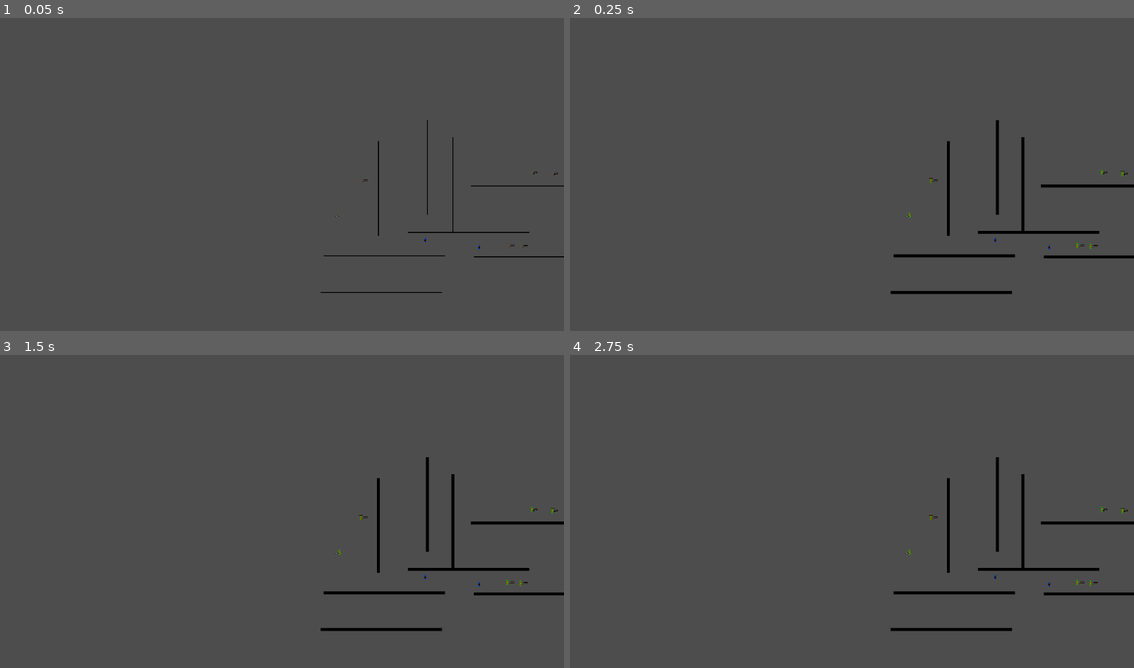
Above: before the commit, frames 1-4 (two rows, left to right).
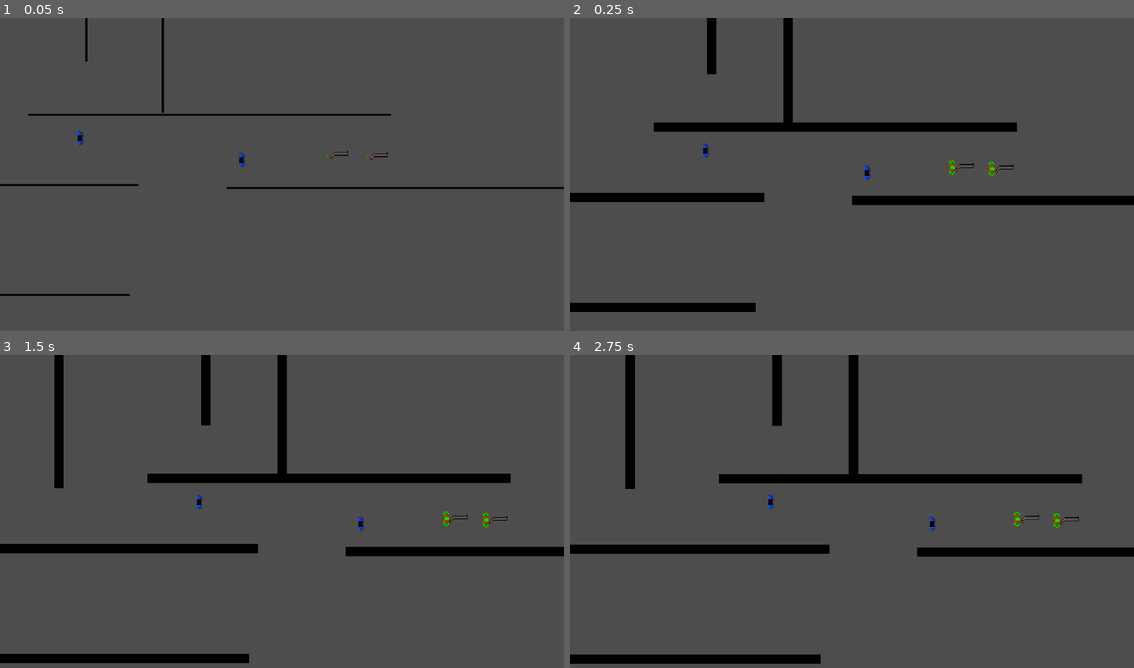
Above: after the commit, the same moments.

Repository: ArthurPesi/fundjogos
Game: Godot game, scene res://levels/lvl_m_0.tscn
The game is run twice, just before and just after one commit, with the same random seed, the same clock (stepped at 60 frames per second) and the same inputs. This scene is started directly instead of the project's main scene.
Inputs (mouse positions are in pixels of both pictures, inside the frame that each line leads up to):
- Up to frame 1 (0.05 s): no input
- Up to frame 2 (0.25 s): no input
- Up to frame 3 (1.5 s): move the mouse to (406, 498) at 0.52 s; tap Space (join_keyboard) at 0.6, 1.35 s; move the mouse to (169, 530) at 1.27 s
- Up to frame 4 (2.75 s): move the mouse to (908, 442) at 2.02 s; tap Space (join_keyboard) at 2.1 s

The runs differ from the first frame. In frame 1, 2.0% of the frame differs, in the area x 0-100%, y 0-89%; in frame 2, 8.2%; in frame 3, 9.2%, in the area x 0-100%, y 0-99%; in frame 4, 9.1%.
Error in both runs: Trying to assign value of type 'Window' to a variable of type 'Node2D'. (res://player/player.gd:15)

Commit message:
added split screen scene

Diff:
--- /dev/null
+++ b/levels/camera_main_multi.gd
@@ -0,0 +1,6 @@
+extends Camera2D
+@onready var player_1: CharacterBody2D = $"../Player1"
+@onready var player_2: CharacterBody2D = $"../Player2"
+
+func _process(delta):
+	position = lerp(player_1.position, player_2.position, 0.5)
--- a/levels/lvl_m_0.tscn
+++ b/levels/lvl_m_0.tscn
@@ -1,6 +1,6 @@
 [gd_scene load_steps=11 format=3 uid="uid://cw140j8cfp6sw"]
 
-[ext_resource type="Script" uid="uid://cjo0x1xf2v07o" path="res://levels/camera_single.gd" id="1_3i50p"]
+[ext_resource type="Script" uid="uid://bm5pqqnjmjb68" path="res://levels/camera_main_multi.gd" id="1_6g17r"]
 [ext_resource type="PackedScene" uid="uid://b733t0yxb3u2m" path="res://levels/pause_menu.tscn" id="2_xnavf"]
 [ext_resource type="Script" uid="uid://hmm3rsnadn5y" path="res://enemies/enemy_holder.gd" id="3_y204c"]
 [ext_resource type="PackedScene" uid="uid://pap0k0mi1h0h" path="res://scenario/wall.tscn" id="4_scnne"]
@@ -19,11 +19,10 @@
 
 [node name="Camera2D" type="Camera2D" parent="."]
 position = Vector2(1015, 483)
-enabled = false
 zoom = Vector2(3, 3)
 position_smoothing_enabled = true
 position_smoothing_speed = 3.0
-script = ExtResource("1_3i50p")
+script = ExtResource("1_6g17r")
 
 [node name="pause_menu" parent="Camera2D" instance=ExtResource("2_xnavf")]
 visible = false
--- /dev/null
+++ b/levels/multiplayer_cameras_container.tscn
@@ -0,0 +1,34 @@
+[gd_scene load_steps=2 format=3 uid="uid://nj8vtutkxuk8"]
+
+[ext_resource type="Script" uid="uid://bnwpa38icde6k" path="res://levels/sub_viewport.gd" id="1_k2ulj"]
+
+[node name="MultiplayerCamerasContainer" type="HBoxContainer"]
+visible = false
+offset_right = 40.0
+offset_bottom = 40.0
+
+[node name="SubViewportContainer1" type="SubViewportContainer" parent="."]
+layout_mode = 2
+
+[node name="SubViewport1" type="SubViewport" parent="SubViewportContainer1"]
+disable_3d = true
+handle_input_locally = false
+size = Vector2i(576, 648)
+render_target_update_mode = 0
+script = ExtResource("1_k2ulj")
+
+[node name="Camera1" type="Camera2D" parent="SubViewportContainer1/SubViewport1"]
+enabled = false
+
+[node name="SubViewportContainer2" type="SubViewportContainer" parent="."]
+layout_mode = 2
+
+[node name="SubViewport2" type="SubViewport" parent="SubViewportContainer2"]
+disable_3d = true
+handle_input_locally = false
+size = Vector2i(576, 648)
+render_target_update_mode = 0
+script = ExtResource("1_k2ulj")
+
+[node name="Camera2" type="Camera2D" parent="SubViewportContainer2/SubViewport2"]
+enabled = false
--- /dev/null
+++ b/levels/sub_viewport.gd
@@ -0,0 +1,5 @@
+extends SubViewport
+
+
+func _ready():
+	world_2d = get_world_2d()
Not shown, added: levels/camera_main_multi.gd.uid
Not shown, added: levels/sub_viewport.gd.uid
